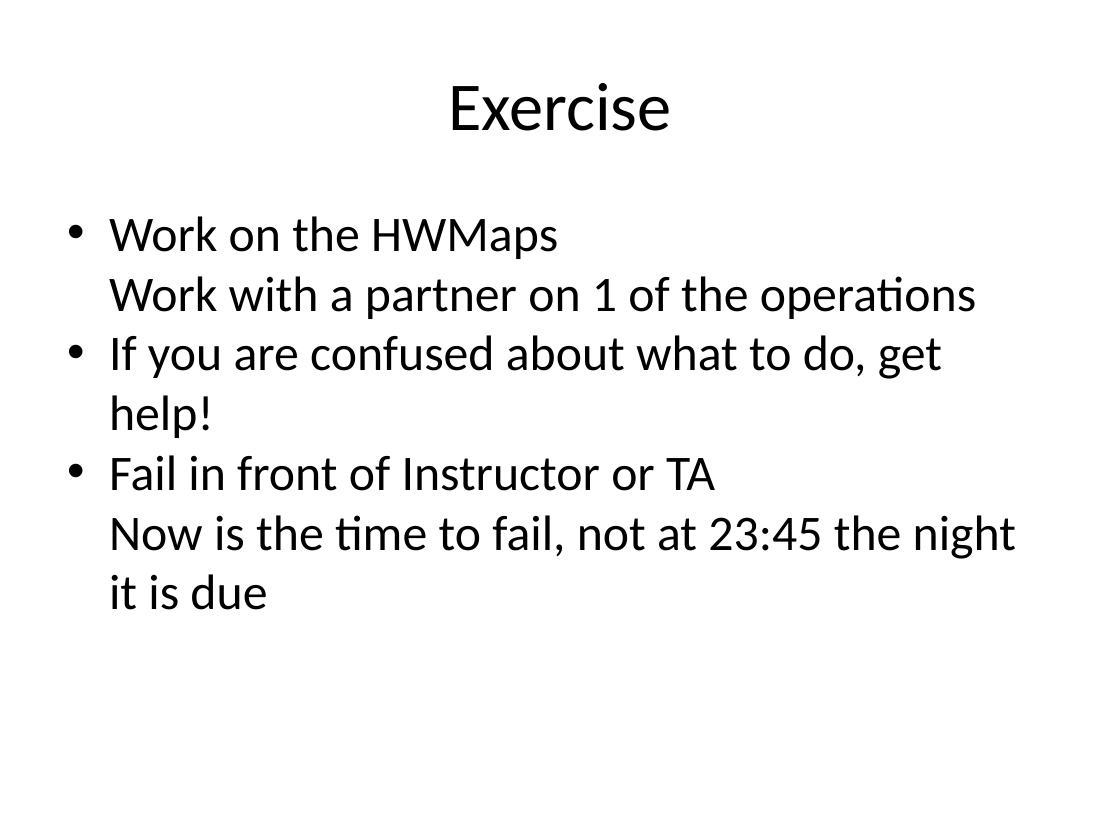
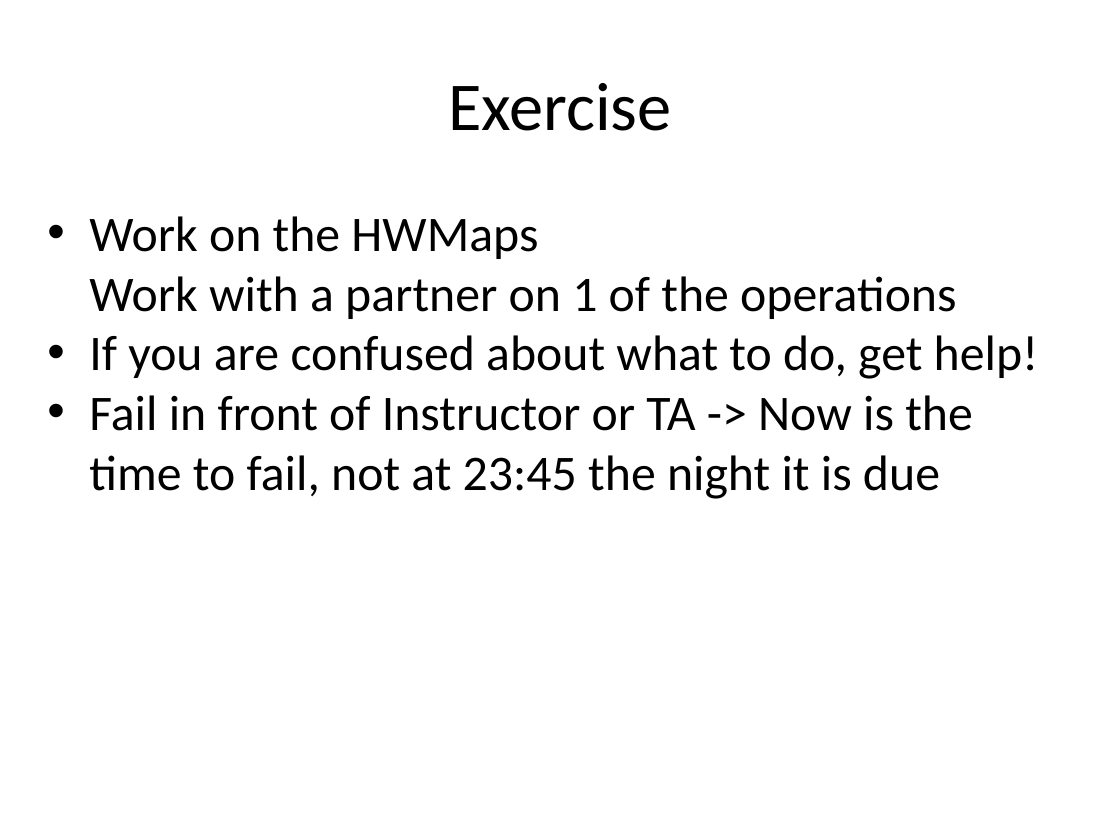
Before and after one commit to RHIT-CSSE/csse220, a slide deck: slide 13 of ClassMaterials/SimpleObjects/Slides/Part3-Statics.pptx (slide 12 before the commit). Drawn at 1120x840 pixels with LibreOffice and Linux fonts; fonts in the diff are those of the drawing. Boxes give left, top, right and bottom in pixels: in the first picture for what was removed or moved away, otherwise in the second. Text is boxed around its words. In the diff, an @@ line names an element or a change of style, - is before the commit and + after.

```diff
--- a/ClassMaterials/SimpleObjects/Slides/Part3-Statics.pptx
+++ b/ClassMaterials/SimpleObjects/Slides/Part3-Statics.pptx
@@ text "Work on the HWMaps Work ...": place and size @@
-text "Work on the HWMaps Work ..." at [109, 216, 1016, 610]
+text "Work on the HWMaps Work ..." at [89, 216, 1039, 499]
@@ text at [89, 395, 973, 499]: text changed @@
-• Fail in front of Instructor or TA
-  Now is the time to fail, not at 23:45 the night it is due
+• Fail in front of Instructor or TA -> Now is the time to fail, not at 23:45 the night it is due
```
Also in this commit, not shown: 1 other slide changed, 1 slide added, 1 other file.
